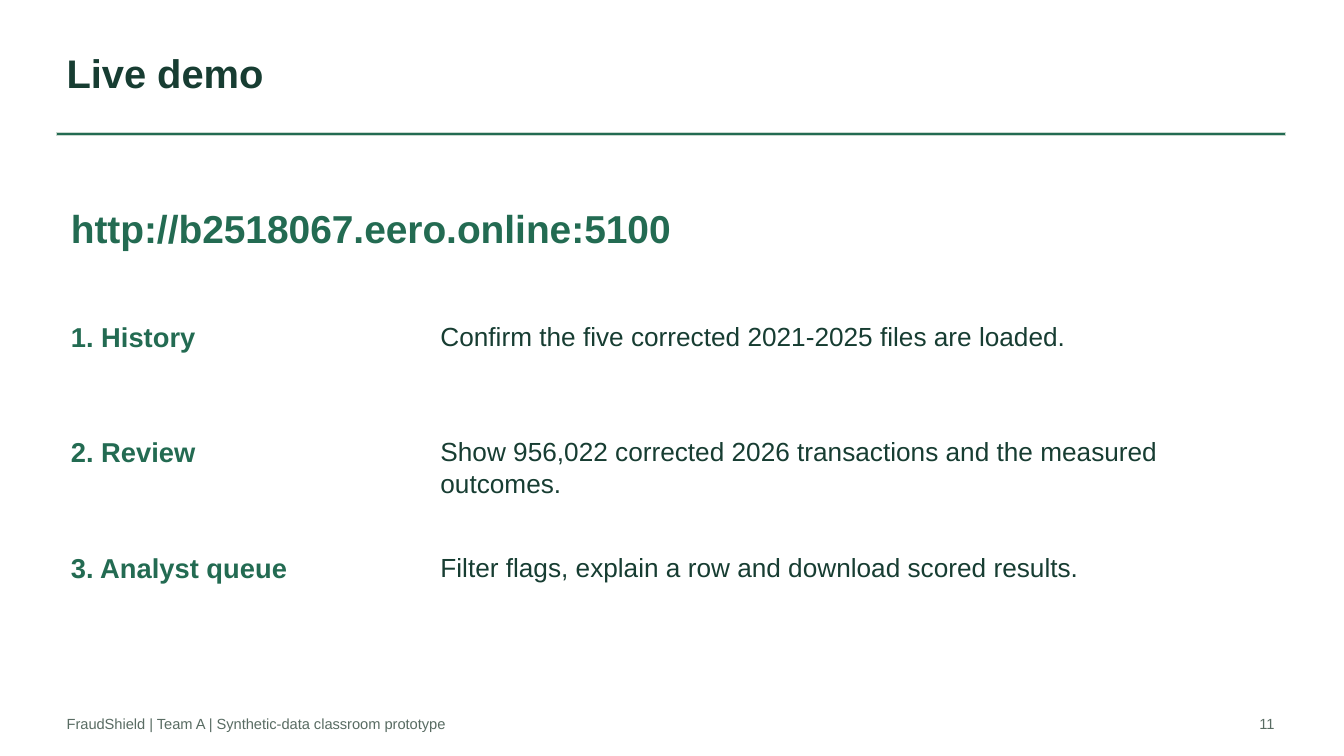
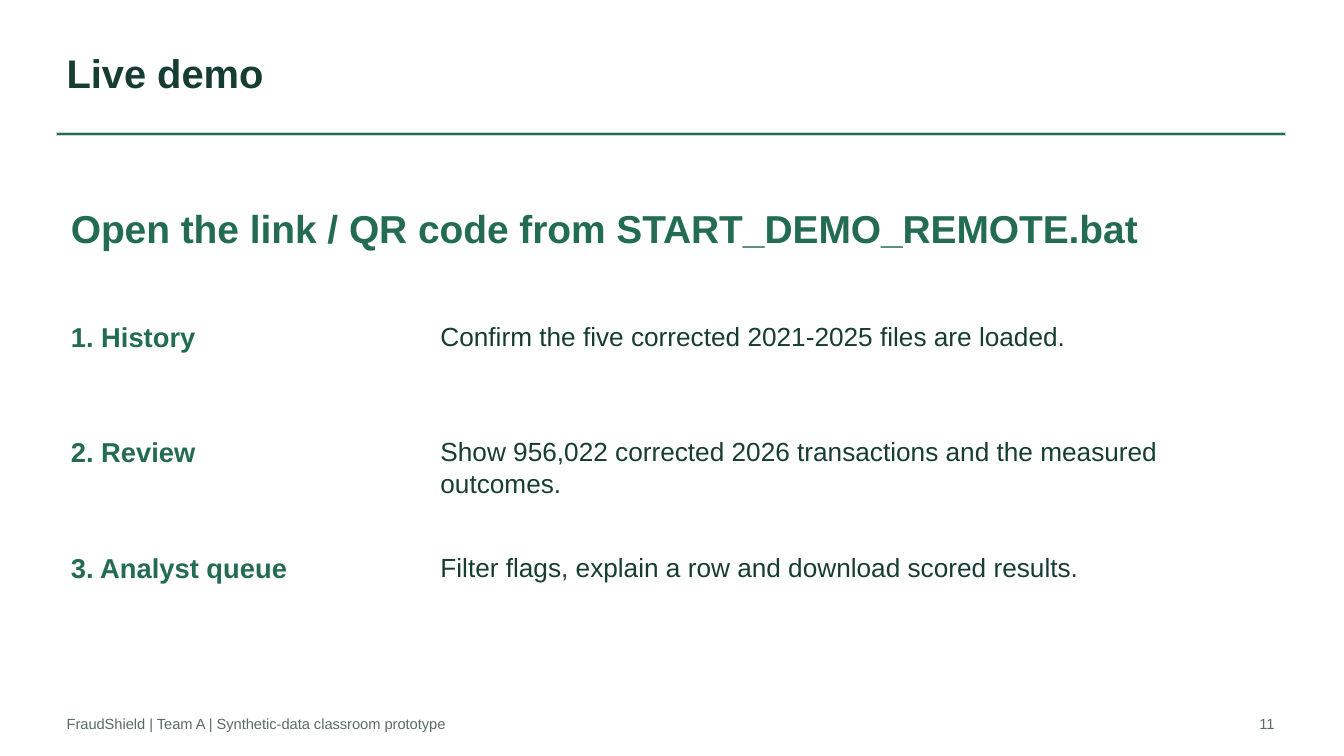
Before and after one commit to MCDR-Code/CAI2820C_FraudShield, a slide deck: slide 11 of Final_Demo/Presentation/FraudShield_Final_Presentation.pptx. Drawn at 1344x756 pixels with LibreOffice and Linux fonts; fonts in the diff are those of the drawing. Boxes give left, top, right and bottom in pixels: in the first picture for what was removed or moved away, otherwise in the second. Text is boxed around its words. In the diff, an @@ line names an element or a change of style, - is before the commit and + after.

```diff
--- a/Final_Demo/Presentation/FraudShield_Final_Presentation.pptx
+++ b/Final_Demo/Presentation/FraudShield_Final_Presentation.pptx
@@ text at box(71, 214, 1137, 250): text changed @@
-http://b2518067.eero.online:5100
+Open the link / QR code from START_DEMO_REMOTE.bat
```
Also in this commit, not shown: 1 other slide changed, 10 other files.
